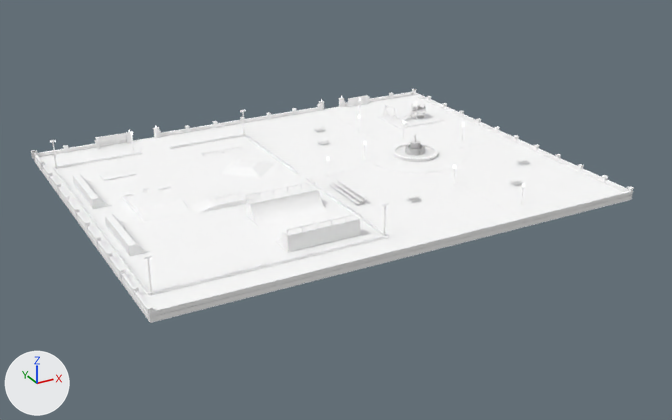
Before and after pictures for a commit that changed the glTF model art/models/Park/Park.glb.
One viewpoint serves both versions: a camera (50 mm lens) standing at (176.0, -866.0, 248.0) and looking at (471.0, -330.0, -20.0). Every picture has the same lights, and +X, +Y and +Z are marked at lower left. The picture after the commit comes second. Vertices at exactly the same position are counted once.

The scene before the commit, as lines of its bpy script (objects in view):
```python
ob_lawn = bpy.data.objects.new('Lawn', me_lawn)
ob_lawn.location = (0.0, 0.0, 0.0)
ob_plazastone = bpy.data.objects.new('PlazaStone', me_plazastone)
ob_plazastone.location = (0.0, 0.0, 0.0)
ob_plinth = bpy.data.objects.new('Plinth', me_plinth)
ob_plinth.location = (0.0, 0.0, 0.0)
ob_skateconcrete = bpy.data.objects.new('SkateConcrete', me_skateconcrete)
ob_skateconcrete.location = (0.0, 0.0, 0.0)
ob_steel = bpy.data.objects.new('Steel', me_steel)
ob_steel.location = (0.0, 0.0, 0.0)
ob_stonetrim = bpy.data.objects.new('StoneTrim', me_stonetrim)
ob_stonetrim.location = (0.0, 0.0, 0.0)
# also in view: 'Pavers' at (505.0, -308.0, 0.0)
```
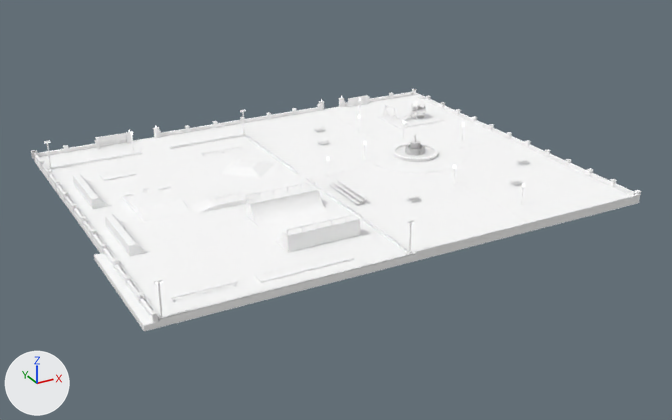
What changed in the scene script:
```text
Change me_lawn:
    remove me_lawn.from_pydata(...)  # 8 vertices, 12 faces; spans x 296.0..640.0, y -446.0..-172.0, z -3.0..0.0
    add me_lawn.from_pydata(...)  # 14 vertices, 24 faces; spans x 290.0..640.0, y -453.0..-172.0, z -3.0..0.0
    me_lawn part 1
    1 vertex is removed from x 296.0, y -446.0, z -3.0
    4 faces are deleted
    3 vertices in x 296.0..640.0, y -446.0, z -3.0..0.0 move by (0.0, -7.0, 0.0)
    7 vertices are added at x 290.0..296.0, y -453.0..-359.0, z -3.0..0.0
    16 new faces join them
Change me_plinth:
    remove me_plinth.from_pydata(...)  # 488 vertices, 776 faces; spans x 294.0..642.0, y -446.0..-171.0, z 0.0..8.0
    add me_plinth.from_pydata(...)  # 504 vertices, 800 faces; spans x 294.0..642.0, y -453.0..-171.0, z 0.0..8.0
    me_plinth part 2: the loose piece of 8 vertices spanning x 295.0..299.0, y -446.0..-443.0, z 5.0 is moved by (0.0, -7.0, 0.0)
    me_plinth part 3: the loose piece of 8 vertices spanning x 295.0..299.0, y -422.0..-418.0, z 5.0 is moved by (0.0, -8.0, 0.0)
    me_plinth part 4: the loose piece of 8 vertices spanning x 295.0..299.0, y -397.0..-394.0, z 5.0 is moved by (0.0, -10.0, 0.0)
    me_plinth part 5: a new loose piece, a box spanning x 457.8..640.2, y -453.15..-451.25, z 2.7..3.2, in mat_plinth (white #ffffff)
    me_plinth part 6: the loose piece of 8 vertices spanning x 296.0..640.0, y -446.0..-444.0, z 3.0 is deleted
    me_plinth part 7: 4 vertices moved from x 638.0..640.0, y -445.0, z 3.0 to x 638.0..640.0, y -452.0, z 3.0
    me_plinth part 8: 4 vertices moved from x 296.0..298.0, y -445.0, z 3.0 to x 296.0..298.0, y -452.0, z 3.0
    other edits to the shape of me_plinth do not show in these pictures
Change me_skateconcrete:
    remove me_skateconcrete.from_pydata(...)  # 426 vertices, 1020 faces; spans x 303.0..457.0, y -424.0..-204.0, z 0.0..11.0
    add me_skateconcrete.from_pydata(...)  # 434 vertices, 1032 faces; spans x 299.0..457.0, y -453.0..-204.0, z 0.0..11.0
    me_skateconcrete part 9: a new loose piece, a box spanning x 363.0..423.0, y -440.0..-432.0, z 0.42..1.3, in mat_skateconcrete (white #ffffff)
    me_skateconcrete part 10: 30 vertices moved from x 303.0..457.0, y -424.0..-204.0, z 0.0..2.0 to x 299.0..457.0, y -453.0..-204.0, z 0.0..2.0
Change me_steel:
    remove me_steel.from_pydata(...)  # 396 vertices, 632 faces; spans x 303.0..583.0, y -424.0..-204.0, z 0.0..12.0
    add me_steel.from_pydata(...)  # 480 vertices, 764 faces; spans x 299.0..583.0, y -453.0..-204.0, z 0.0..12.0
    me_steel part 11: a new loose piece, a box spanning x 363.0..423.0, y -440.04..-439.7, z 1.05..1.34, in mat_steel (white #ffffff)
    me_steel part 12: a new loose piece, a 10-sided cylinder along x spanning x 311.0..351.0, y -436.21..-435.79, z 2.08..2.52, in mat_steel (white #ffffff)
    me_steel part 13: 48 vertices moved from x 303.0..457.0, y -424.0..-204.0, z 2.0 to x 299.0..457.0, y -453.0..-204.0, z 2.0
    other edits to the shape of me_steel do not show in these pictures
Change me_stonetrim:
    remove me_stonetrim.from_pydata(...)  # 408 vertices, 612 faces; spans x 295.0..641.0, y -446.0..-172.0, z 0.0..8.0
    add me_stonetrim.from_pydata(...)  # 424 vertices, 636 faces; spans x 295.0..641.0, y -453.0..-172.0, z 0.0..8.0
    me_stonetrim part 14: a new loose piece, a box spanning x 458.0..640.0, y -452.9..-451.5, z 0.0..2.7, in mat_stonetrim (white #ffffff)
    me_stonetrim part 15: the loose piece of 8 vertices spanning x 296.0..640.0, y -446.0..-445.0, z 0.0..3.0 is deleted
    me_stonetrim part 16: 80 vertices moved from x 638.0..640.0, y -446.0..-224.0, z 0.0..5.0 to x 638.0..640.0, y -453.0..-219.0, z 0.0..5.0
    me_stonetrim part 17: 80 vertices moved from x 296.0..298.0, y -444.0..-197.0, z 0.0..5.0 to x 296.0..298.0, y -453.0..-219.0, z 0.0..5.0
    other edits to the shape of me_stonetrim do not show in these pictures
```

Where the change shows, as pixel boxes (x1, y1, x2, y2) in the pictures (672 x 420 px; the box of a moved part takes in the faces that stretch with it):
'Lawn', reshaped: before (34, 95, 632, 323); after (34, 95, 640, 331)
'SkateConcrete', reshaped (9% wider, 15% taller): before (53, 134, 389, 296); after (47, 134, 414, 321)
'StoneTrim', reshaped: before (31, 90, 633, 317); after (31, 90, 641, 323)
'Plinth', reshaped: before (31, 89, 634, 313); after (31, 89, 641, 315)
part 1 of me_lawn, built on: before (34, 159, 632, 323); after (34, 159, 640, 331)
part 2 of me_plinth, moved or reshaped: before (146, 305, 154, 310); after (150, 311, 158, 315)
part 3 of me_plinth, moved or reshaped: before (132, 285, 139, 290); after (136, 292, 144, 296)
part 4 of me_plinth, moved or reshaped: before (118, 267, 125, 272); after (124, 274, 131, 279)
part 5 of me_plinth, added: after (414, 194, 641, 252)
part 6 of me_plinth, deleted: before (149, 191, 633, 313)
part 7 of me_plinth, moved or reshaped: before (414, 92, 627, 190); after (414, 92, 635, 194)
part 8 of me_plinth, moved or reshaped: before (34, 154, 149, 309); after (34, 154, 152, 314)
part 9 of me_skateconcrete, added: after (255, 253, 354, 283)
part 10 of me_skateconcrete, moved or reshaped: before (53, 167, 389, 296); after (47, 166, 414, 321)
part 11 of me_steel, added: after (261, 258, 354, 282)
part 12 of me_steel, added: after (170, 282, 238, 299)
part 13 of me_steel, moved or reshaped: before (53, 166, 389, 294); after (48, 166, 413, 319)
part 14 of me_stonetrim, added: after (415, 195, 640, 256)
part 15 of me_stonetrim, deleted: before (149, 192, 633, 317)
part 16 of me_stonetrim, moved or reshaped: before (414, 93, 633, 194); after (414, 93, 641, 195)
part 17 of me_stonetrim, moved or reshaped: before (35, 157, 147, 312); after (35, 157, 158, 323)
